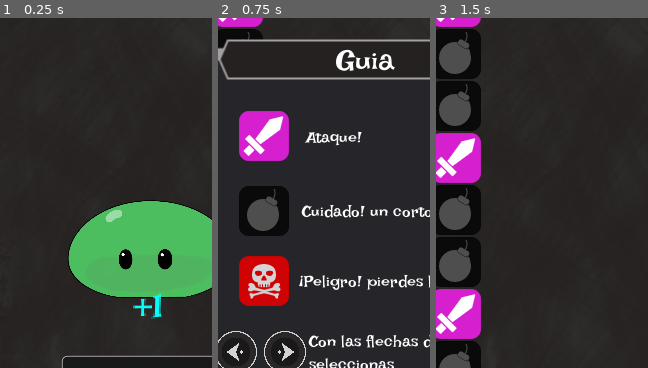
Above: before the commit, frames 1-3 (left to right).
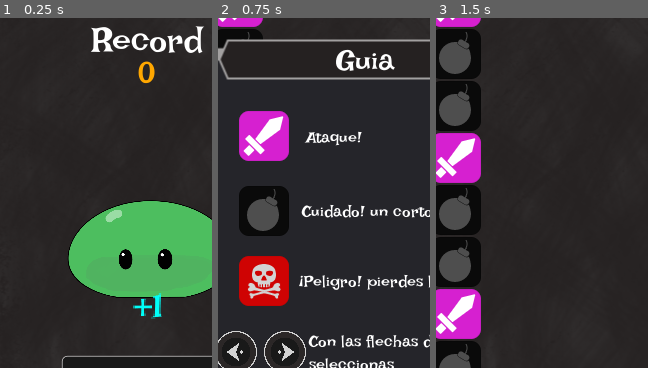
Above: after the commit, the same moments.

Repository: Raizu548/JAM-ChacoDevs
Game: Godot game, scene res://juego/menus/MenuPrincipal.tscn
The game is run twice, just before and just after one commit, with the same random seed, the same clock (stepped at 60 frames per second) and the same inputs.
Inputs:
- Up to frame 1 (0.25 s): no input
- Up to frame 2 (0.75 s): click "Jugar" at 0.5 s
- Up to frame 3 (1.5 s): click "Continuar" at 1.25 s
The pictures show only the part of the screen within x 15-65%, y 17-67%; the shares and areas given below are measured in that part.

The runs differ from the first frame. In frame 1, 1.9% of the frame differs, in the area x 42-97%, y 2-19%; in frame 2, nothing differs; in frame 3, nothing differs.

Commit message:
record agregado

Diff:
--- a/juego/cuadroInformacion/InformacionRecord.tscn
+++ b/juego/cuadroInformacion/InformacionRecord.tscn
@@ -4,7 +4,7 @@
 [ext_resource path="res://juego/cuadroInformacion/InformacionRecord.gd" type="Script" id=2]
 
 [sub_resource type="DynamicFont" id=1]
-size = 25
+size = 34
 font_data = ExtResource( 1 )
 
 [sub_resource type="DynamicFont" id=2]
@@ -15,9 +15,10 @@
 script = ExtResource( 2 )
 
 [node name="LabelRecord" type="Label" parent="."]
-margin_left = -42.0
-margin_top = -30.0
-margin_right = 42.0
+margin_left = -55.0
+margin_top = -34.0
+margin_right = 56.0
+margin_bottom = 8.0
 custom_fonts/font = SubResource( 1 )
 text = "Record"
 
@@ -25,6 +26,7 @@
 margin_left = -83.0
 margin_right = 83.0
 margin_bottom = 39.0
+custom_colors/font_color = Color( 1, 0.654902, 0, 1 )
 custom_fonts/font = SubResource( 2 )
 text = "15000"
 align = 1
--- a/juego/cuadroInformacion/PuntuacionInGame.gd
+++ b/juego/cuadroInformacion/PuntuacionInGame.gd
@@ -20,4 +20,6 @@
 
 func _on_guardar_puntos() -> void:
 #	DatosJuego.puntosTotal += puntuacion
+	if puntuacion > DatosJuego.puntMasAlta:
+		DatosJuego.puntMasAlta = puntuacion
 	Evento.emit_signal("derrota", puntuacion)
--- a/juego/menus/MenuPrincipal.tscn
+++ b/juego/menus/MenuPrincipal.tscn
@@ -8,6 +8,7 @@
 [ext_resource path="res://recursos/font/IrishGrover-Regular.ttf" type="DynamicFontData" id=6]
 [ext_resource path="res://assents temporal/adn.png" type="Texture" id=7]
 [ext_resource path="res://assents temporal/luz.png" type="Texture" id=8]
+[ext_resource path="res://juego/cuadroInformacion/InformacionRecord.tscn" type="PackedScene" id=9]
 
 [sub_resource type="DynamicFont" id=1]
 size = 30
@@ -273,5 +274,8 @@
 texture = ExtResource( 8 )
 color = Color( 0.894118, 0.909804, 0.396078, 1 )
 
+[node name="InformacionRecord" parent="." instance=ExtResource( 9 )]
+position = Vector2( 212, 152 )
+
 [connection signal="pressed" from="BotonJugar" to="." method="_on_BotonJugar_pressed"]
 [connection signal="pressed" from="BotonEvolucionar" to="." method="_on_BotonEvolucionar_pressed"]
Not shown: 1 places in juego/menus/MenuPrincipal.tscn that only renumber resources
